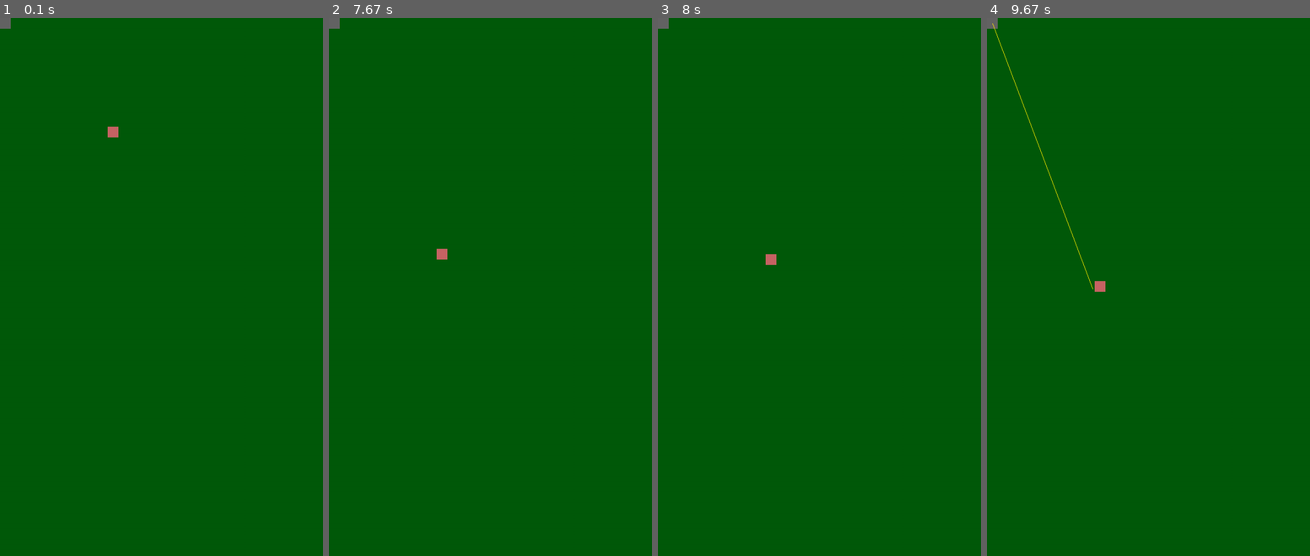
Above: before the commit, frames 1-4 (left to right).
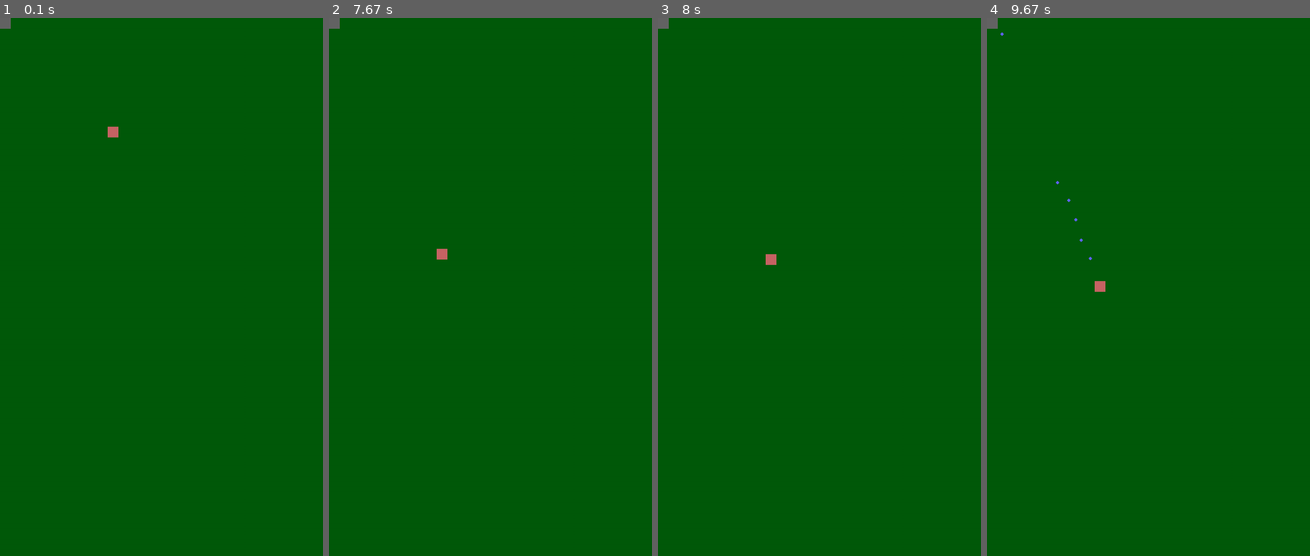
Above: after the commit, the same moments.

Repository: SNIPRS/mnb_halo
Game: pygame game, started from main.py
Two runs of this game, one before a commit and one after it. Both use one fixed random seed, a clock stepped at 60 frames per second and the inputs below.
Inputs:
- Up to frame 1 (0.1 s): no input
- Up to frame 2 (7.67 s): no input
- Up to frame 3 (8 s): no input
- Up to frame 4 (9.67 s): no input

Frames 1-3 are identical in both runs. In frame 4, 0.2% of the frame differs, in the area x 1-33%, y 1-51%.

Commit message:
enemy shoots back

Diff:
--- a/ai/character_ai.py
+++ b/ai/character_ai.py
@@ -3,7 +3,7 @@
 from random import randint
 
 import G
-from weapons.weapon import Weapon, AssaultRifle
+from weapons.weapon import Weapon, AssaultRifle, PlasmaRifle
 from weapons.weapon_manager import WeaponManager
 from sprite.character import Character, Enemy
 from utils import center_rect
@@ -46,7 +46,7 @@
         self.char = Enemy((200, 100, 100), 20, 20)
         self.char.x, self.char.y = 200, 200
         G.CHARS_ALL.add(self.char)
-        self.weapon = Weapon()
+        self.weapon = PlasmaRifle()
         self.weapon_manager = WeaponManager(self.char, self.weapon)
 
     def _update_pos(self):
--- a/sprite/character.py
+++ b/sprite/character.py
@@ -1,6 +1,6 @@
 import pygame
 import numpy as np
-from typing import Optional
+from typing import Optional, Tuple
 
 import G
 from utils import displacement, center_rect, rect_center
@@ -29,9 +29,9 @@
         self.move()
         self.draw()
 
-    def hit(self, x: float, y: float, dmg: float, r: float=0):
+    def hit(self, origin: Tuple[float, float], dmg: float, r: float=0):
         # Check if character has been hit
-        mag, _, _,  = displacement((self.x, self.y), (x, y))
+        mag, _, _,  = displacement((self.x, self.y), origin)
         if mag <= self.hitbox_radius:
             self.health -= dmg
             print(self.health)
--- a/sprite/firing_effect.py
+++ b/sprite/firing_effect.py
@@ -1,32 +1,72 @@
 import pygame
 import numpy as np
+from math import ceil
+from typing import Tuple, Optional
+
 import G
-from typing import Tuple
+from utils import displacement
 
-class FiringEffect(pygame.sprite.Sprite):
-    def __init__(self, start: Tuple[float, float], end: Tuple[float, float], cnt_frame: int=0):
+class Effect(pygame.sprite.Sprite):
+    def __init__(self, start: Tuple[float, float], end: Optional[Tuple[float, float]] = None,
+                 initial_delay: Optional[int] = 0):
         super().__init__()
         self.start = start
         self.end = end
-        self.cnt_frames = cnt_frame
+        self.initial_delay = initial_delay
+        self.dmg = 0
+
+    def frame(self):
+        if self.initial_delay <= 0:
+            self.apply()
+        self.initial_delay -= 1
+        if self.initial_delay <= -2:
+            self.kill()
+
+    def _damage(self):
+        for c in G.CHARS_ALL:
+            c.hit(self.end, self.dmg)
+
+
+class BulletEffect(Effect):
+    def __init__(self, start: Tuple[float, float], end: Tuple[float, float], initial_delay: int=0):
+        super().__init__(start, end, initial_delay)
 
         self.colour = (255, 234, 0)
         self.width = 1
-        self.dmg = 1
+        self.dmg = 10
         self.done = False
-
-    def frame(self):
-        if self.cnt_frames <= 0:
-            self.apply()
-        self.cnt_frames -= 1
-        if self.cnt_frames <= -2:
-            self.kill()
 
     def apply(self):
         pygame.draw.line(G.WINDOW, self.colour, self.start, self.end, self.width)
-        self.damage()
+        self._damage()
         self.done = True
 
-    def damage(self):
-        for c in G.CHARS_ALL:
-            c.hit(self.end[0], self.end[1], self.dmg)
+class ProjectileEffect(Effect):
+    def __init__(self, start: Tuple[float, float], end: Tuple[float, float], initial_delay: int=0):
+        super().__init__(start, end, initial_delay)
+        self.colour = (100, 100, 255)
+        self.dmg = 30
+        self.drawr = 3
+        self.x = start[0]
+        self.y = start[1]
+        self.speed = 5
+        self.done = False
+        dis, dx, dy = displacement(start, end)
+        self.apply_frames = ceil(dis/self.speed)
+        self.dx = dx
+        self.dy = dy
+
+    def frame(self):
+        if self.initial_delay > 0:
+            self.initial_delay -= 1
+            return
+        self.apply_frames -= 1
+        if self.apply_frames > 0:
+            pygame.draw.circle(G.WINDOW, self.colour, (self.x, self.y), self.drawr)
+            self.x += self.dx * self.speed
+            self.y += self.dy * self.speed
+        else:
+            pygame.draw.circle(G.WINDOW, self.colour, self.end, self.drawr)
+            self._damage()
+            self.done = True
+            self.kill()
--- a/weapons/weapon.py
+++ b/weapons/weapon.py
@@ -6,7 +6,7 @@
 
 import G
 from utils import displacement
-from sprite.firing_effect import FiringEffect
+from sprite.firing_effect import BulletEffect, ProjectileEffect
 
 class Weapon:
     def __init__(self):
@@ -24,22 +24,21 @@
         # Constants
         self.mag_cap = 60 # Maximum magazine capacity
         self.firerate = 20 # Rounds per second
-        self.spread = 1 # Character radius units
-        self.damage = 10 # Damage
-        self.AP_multiplier = 0.2 # Damage vs. armour
         self.error = 3 # Error angle in degrees
         self.aim_time = 1 # Seconds, takes this long to aim before firing
         self.reload_time = (5, 7) # Seconds: min, max
         self.burst_range = (4, 16) # min, max
-        self.subburst_probability = 0.0
+        self.subburst_probability = 0.05
         self.subburst_delay = (0.2, 2) # Seconds: min, max
         self.spread_heat = 1 # Spread increase per shot
         self.cooldown = [3*G.FPS, 6*G.FPS] # Time to wait after a burst
+        self.shot_effect = BulletEffect
 
         self.fire_sound = pygame.mixer.Sound("./assets/sounds/ar_fire.wav")
         self.reload_sound = pygame.mixer.Sound("./assets/sounds/ar_reload.wav")
 
         # State variables
+        self.spread = self.error
         self.mag = self.mag_cap
         self.firing_timer = self.aim_time*G.FPS
         self.reload_timer = 0
@@ -90,7 +89,7 @@
     def _shot(self, start: Tuple[float, float], end: Tuple[float, float]):
         # Fires a single shot
         G.PLAY_SOUND(self.fire_sound)
-        eff = FiringEffect(start, end)
+        eff = self.shot_effect(start, end)
         G.FIRING_EFFECTS.add(eff)
 
     def _reload(self):
@@ -101,3 +100,32 @@
     def _reset_burst(self):
         self.firing_timer = self.aim_time*G.FPS
         self.burst = min(self.mag, randint(*self.burst_range))
+
+
+class PlasmaRifle(AssaultRifle):
+    def __init__(self):
+        super().__init__()
+        # Constants
+        self.mag_cap = 100 # Maximum magazine capacity
+        self.firerate = 8 # Rounds per second
+        self.error = 3 # Error angle in degrees
+        self.aim_time = 2 # Seconds, takes this long to aim before firing
+        self.reload_time = (0, 1) # Seconds: min, max
+        self.burst_range = (2, 8) # min, max
+        self.subburst_probability = 0.25
+        self.subburst_delay = (0.2, 2) # Seconds: min, max
+        self.spread_heat = 1 # Spread increase per shot
+        self.cooldown = [5*G.FPS, 10*G.FPS] # Time to wait after a burst
+        self.shot_effect = ProjectileEffect
+
+        self.fire_sound = pygame.mixer.Sound("./assets/sounds/ar_fire.wav")
+        self.reload_sound = pygame.mixer.Sound("./assets/sounds/ar_reload.wav")
+
+        # State variables
+        self.spread = self.error
+        self.mag = self.mag_cap
+        self.firing_timer = self.aim_time*G.FPS
+        self.reload_timer = 0
+        self.firing = False
+        self.burst = min(self.mag, randint(*self.burst_range))
+        self.spread = self.error
